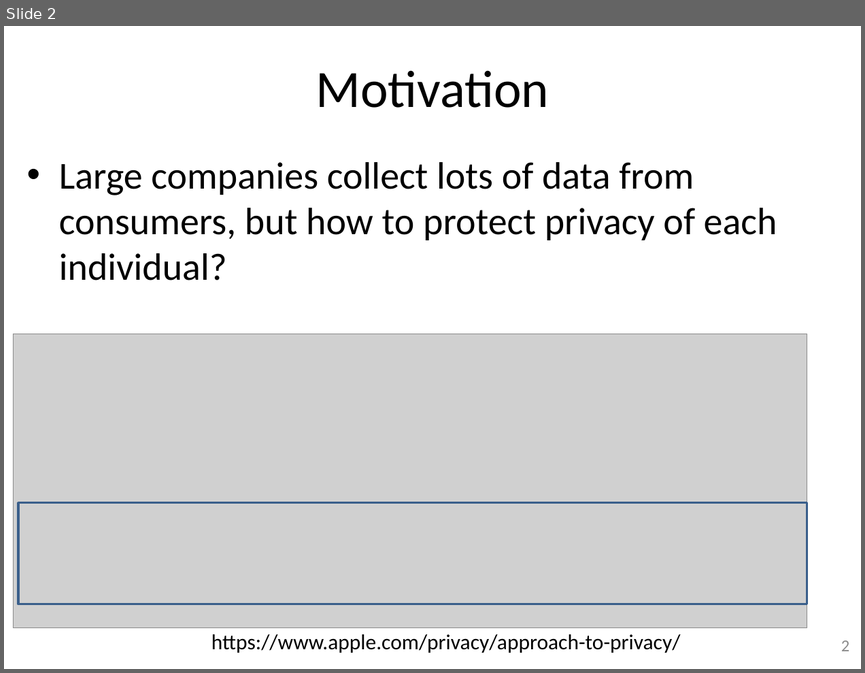
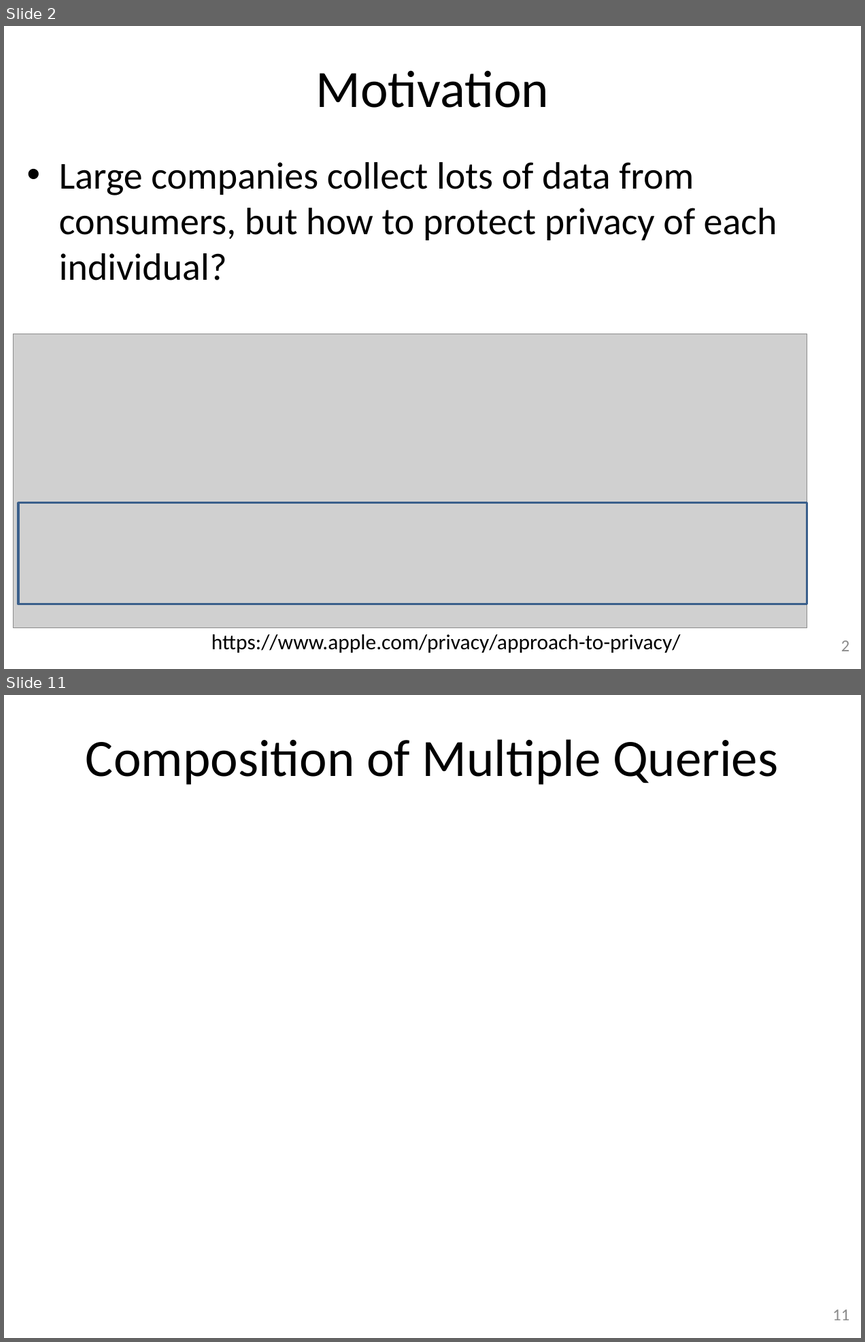
Before and after one commit to gulaoshi/gu.github.io, a slide deck: AdvOS/PPT+papers/Gu-DiffPriv.pptx. Shown one above the other, each under a label of ours: slide 2 before the commit, slides 2 and 11 after it; the slides between them are not shown. The pictures are 865x673 and 865x1342 pixels, drawn with LibreOffice and Linux fonts; fonts in the diff are those of the drawing; grey boxes stand for pictures. Boxes give left, top, right and bottom in pixels: in the first picture for what was removed or moved away, otherwise in the second. Text is boxed around its words. In the diff, an @@ line names an element or a change of style, - is before the commit and + after.

```diff
--- a/AdvOS/PPT+papers/Gu-DiffPriv.pptx
+++ b/AdvOS/PPT+papers/Gu-DiffPriv.pptx
@@ slide 11 added at <box>4,695,861,1338</box>, background #FFFFFF; not listed: 1 template element that a slide beside it also shows @@
@@ title added at <box>86,739,778,785</box>, 44 pt, text #000000 @@
+Composition of Multiple Queries
```
Also in this commit, not shown: 6 slides changed, 6 other slides added, 1 slide removed.
